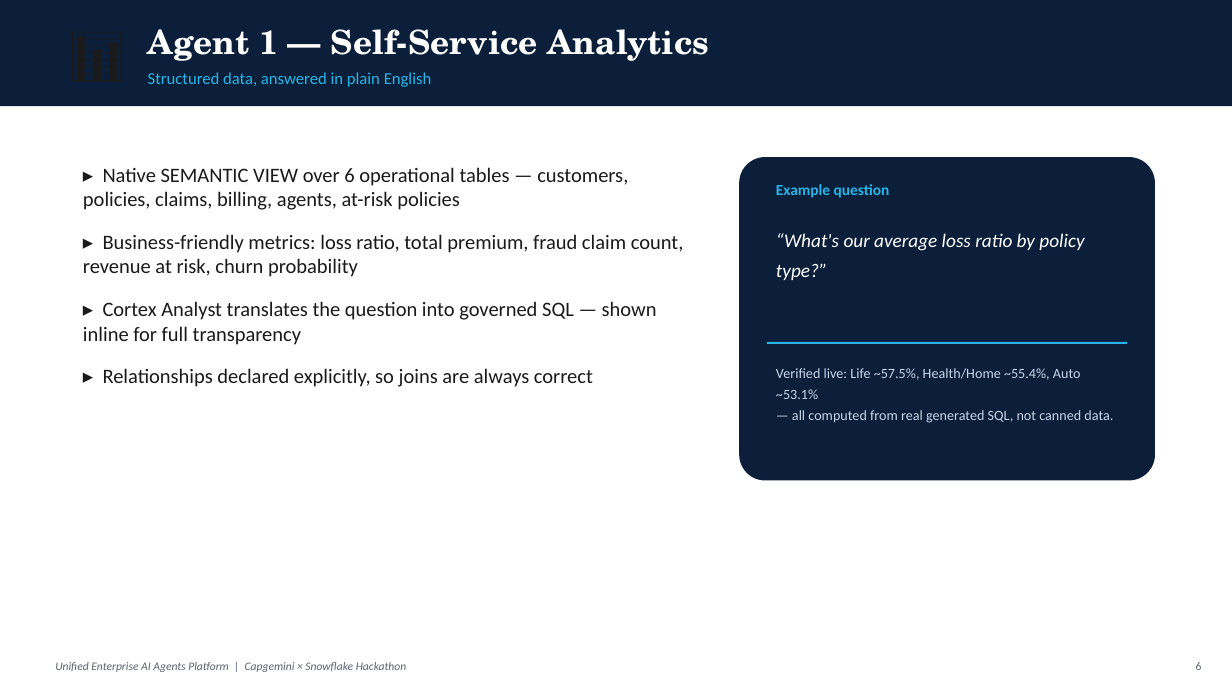
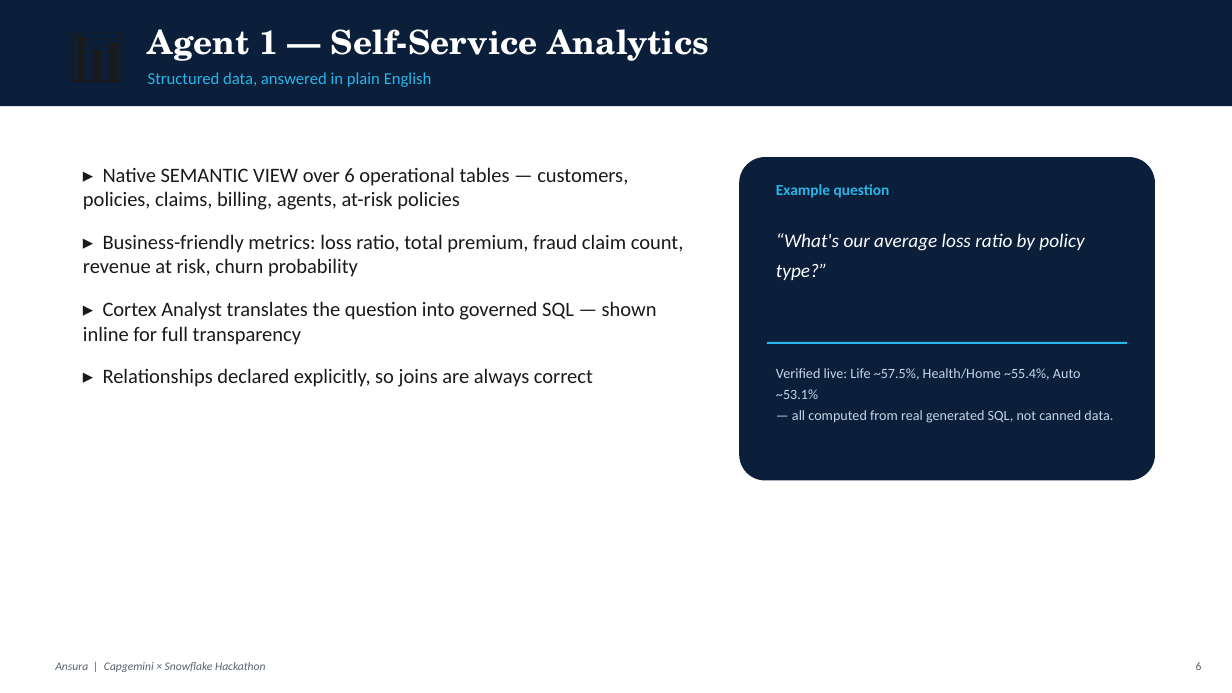
Before and after one commit to kirangithub9/Unified_Enterprise_AI_Agents_Platform, a slide deck: slide 6 of docs/Unified_Enterprise_AI_Agents_Platform.pptx. Drawn at 1232x693 pixels with LibreOffice and Linux fonts; fonts in the diff are those of the drawing. Boxes give left, top, right and bottom in pixels: in the first picture for what was removed or moved away, otherwise in the second. Text is boxed around its words. In the diff, an @@ line names an element or a change of style, - is before the commit and + after.

```diff
--- a/docs/Unified_Enterprise_AI_Agents_Platform.pptx
+++ b/docs/Unified_Enterprise_AI_Agents_Platform.pptx
@@ text at (55,662,265,672): text changed @@
-Unified Enterprise AI Agents Platform | Capgemini × Snowflake Hackathon
+Ansura | Capgemini × Snowflake Hackathon
```
Also in this commit, not shown: 11 other slides changed, 1 other file.
